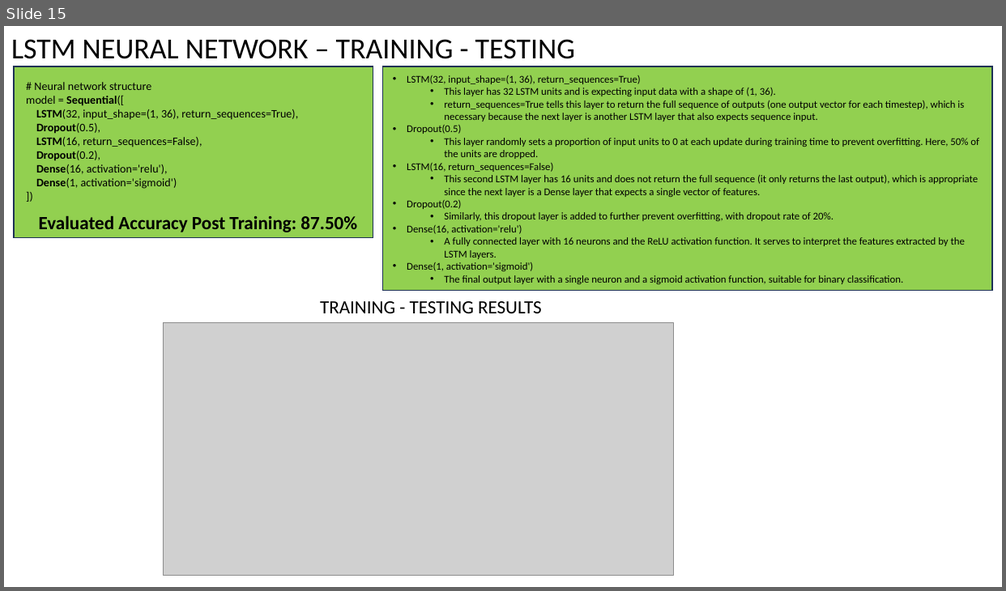
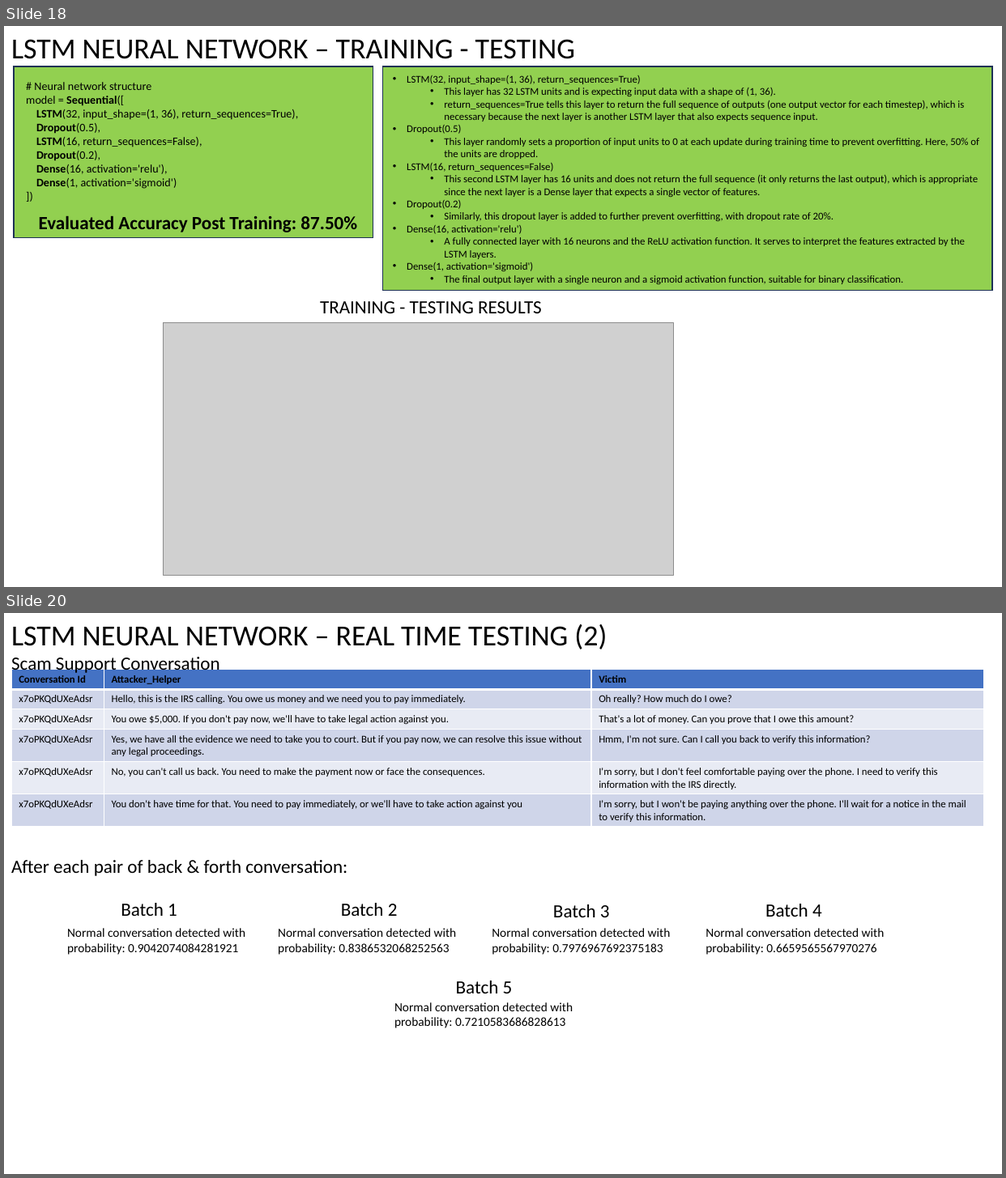
Before and after one commit to Naveenramana/Minor-project-, a slide deck: Testing Results/Vishing_Testing_Results_v2.0.pptx. Shown one above the other, each under a label of ours: slide 15 before the commit, slides 18 and 20 after it; the slides between them are not shown. The pictures are 1006x591 and 1006x1178 pixels, drawn with LibreOffice and Linux fonts; fonts in the diff are those of the drawing; grey boxes stand for pictures. Boxes give left, top, right and bottom in pixels: in the first picture for what was removed or moved away, otherwise in the second. Text is boxed around its words. In the diff, an @@ line names an element or a change of style, - is before the commit and + after.

Commit message:
Delivarable Word, Testing Results PPT

```diff
--- a/Testing Results/Vishing_Testing_Results_v2.0.pptx
+++ b/Testing Results/Vishing_Testing_Results_v2.0.pptx
@@ slide 20 added at box(4, 613, 1002, 1174), background #FFFFFF @@
@@ text added at box(11, 624, 607, 649), 28 pt, text #000000 @@
+LSTM NEURAL NETWORK – REAL TIME TESTING (2)
@@ text added at box(11, 657, 220, 675), 18 pt, text #000000 @@
+Scam Support Conversation
@@ table added at box(11, 669, 984, 826), 6 rows, 3 columns @@
+Conversation Id | Attacker_Helper | Victim
+x7oPKQdUXeAdsr | Hello, this is the IRS calling. You owe us money and we need you to pay immediately. | Oh really? How much do I owe?
+x7oPKQdUXeAdsr | You owe $5,000. If you don't pay now, we'll have to take legal action against you. | That's a lot of money. Can you prove that I owe this amount?
+x7oPKQdUXeAdsr | Yes, we have all the evidence we need to take you to court. But if you pay now, we can resolve this issue without any legal proceedings. | Hmm, I'm not sure. Can I call you back to verify this information?
+x7oPKQdUXeAdsr | No, you can't call us back. You need to make the payment now or face the consequences. | I'm sorry, but I don't feel comfortable paying over the phone. I need to verify this information with the IRS directly.
+x7oPKQdUXeAdsr | You don't have time for that. You need to pay immediately, or we'll have to take action against you | I'm sorry, but I won't be paying anything over the phone. I'll wait for a notice in the mail to verify this information.
@@ text added at box(11, 860, 347, 876), 18 pt, text #000000 @@
+After each pair of back & forth conversation:
@@ text added at box(121, 903, 177, 916), 18 pt, text #000000 @@
+Batch 1
@@ text added at box(341, 903, 398, 916), 18 pt, text #000000 @@
+Batch 2
@@ text added at box(765, 904, 822, 917), 18 pt, text #000000 @@
+Batch 4
@@ text added at box(67, 928, 245, 955), 12 pt, text #000000 @@
+Normal conversation detected with probability: 0.9042074084281921
@@ text added at box(278, 928, 457, 955), 12 pt, text #000000 @@
+Normal conversation detected with probability: 0.8386532068252563
@@ text added at box(492, 928, 671, 955), 12 pt, text #000000 @@
+Normal conversation detected with probability: 0.7976967692375183
@@ text added at box(553, 905, 610, 918), 18 pt, text #000000 @@
+Batch 3
@@ text added at box(705, 928, 884, 955), 12 pt, text #000000 @@
+Normal conversation detected with probability: 0.6659565567970276
@@ text added at box(456, 981, 513, 994), 18 pt, text #000000 @@
+Batch 5
@@ text added at box(394, 1003, 573, 1029), 12 pt, text #000000 @@
+Normal conversation detected with probability: 0.7210583686828613
@@ what was slide 15 is now slide 18 @@
```
Also in this commit, not shown: 2 slides changed, 3 other slides added, 10 other files.
